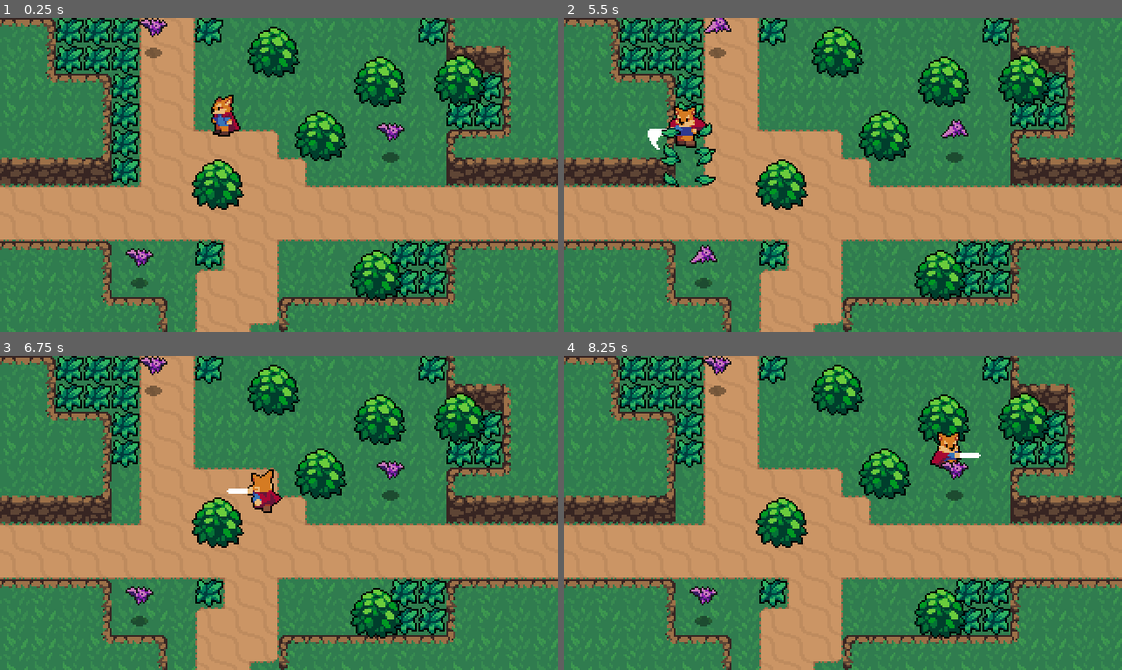
Above: before the commit, frames 1-4 (two rows, left to right).
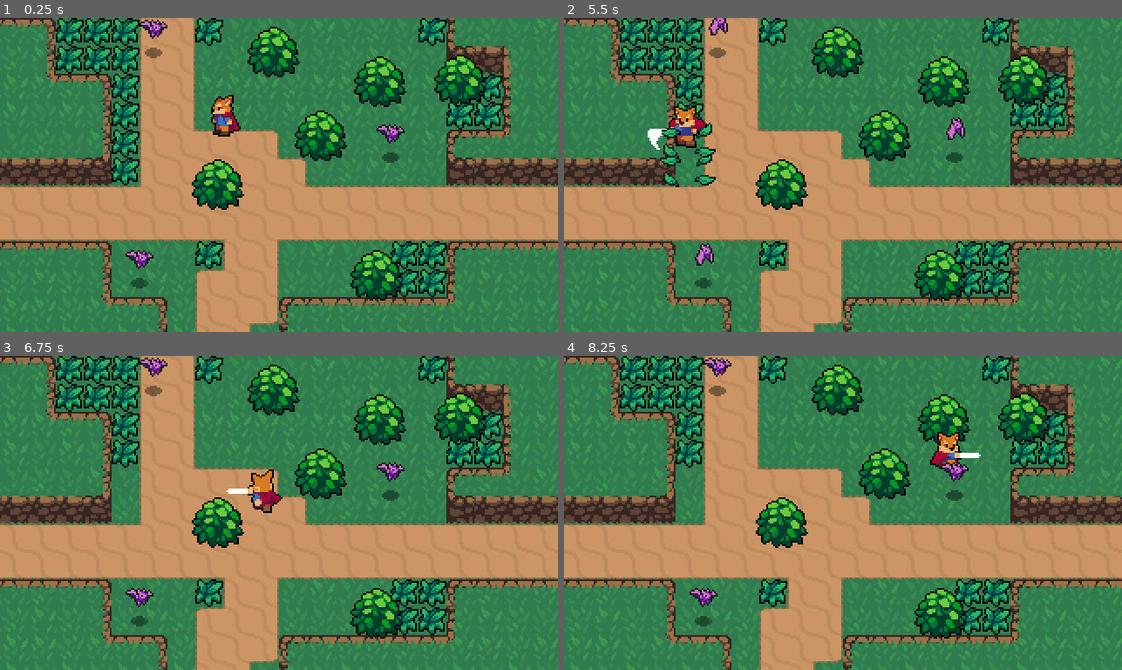
Above: after the commit, the same moments.

Repository: blbynum/action-rpg-tutorial
Game: Godot game, scene res://World.tscn
The game is run twice, just before and just after one commit, with the same random seed, the same clock (stepped at 60 frames per second) and the same inputs.
Inputs:
- Up to frame 1 (0.25 s): no input
- Up to frame 2 (5.5 s): hold Right (ui_right) 0.53-1.28 s; tap J (attack) every 1.5 s from 0.6 to 5.1 s; hold Down (ui_down) 1.28-2.03 s; tap Z (roll) at 1.35, 2.85, 4.35 s; hold Right (ui_right) 2.03-2.78 s; hold Up (ui_up) 2.78-3.53 s; hold Left (ui_left) 3.53-5.03 s; hold Down (ui_down) from 5.03 s (still down)
- Up to frame 3 (6.75 s): release Down (ui_down) at 5.78 s; hold Right (ui_right) 5.78-6.53 s; tap Z (roll) at 5.85 s; hold Up (ui_up) from 6.53 s (still down); tap J (attack) at 6.6 s
- Up to frame 4 (8.25 s): release Up (ui_up) at 7.28 s; hold Right (ui_right) 7.28-8.03 s; tap Z (roll) at 7.35 s; hold Down (ui_down) from 8.03 s (still down); tap J (attack) at 8.1 s

The runs differ from the first frame. In frame 1, 0.5% of the frame differs, in the area x 22-73%, y 0-80%; in frame 2, 0.5%, in the area x 18-73%, y 0-79%; in frame 3, 0.5%; in frame 4, 0.5%.

Commit message:
P14 - add player damage and enemy health; add stats

Diff:
--- a/Enemies/Bat.gd
+++ b/Enemies/Bat.gd
@@ -1,10 +1,20 @@
 extends KinematicBody2D
 
 var knockback = Vector2.ZERO
+
+onready var stats = $Stats
+
+func _ready():
+	print("Bat max health: ", stats.max_health)
+	print("Bat health: ", stats.health)
 
 func _physics_process(delta):
 	knockback = knockback.move_toward(Vector2.ZERO, 200 * delta)
 	knockback = move_and_slide(knockback)
 
 func _on_Hurtbox_area_entered(area):
+	stats.health -= area.damage
 	knockback = area.knockback_vector * 120
+
+func _on_Stats_no_health():
+	queue_free()
--- a/Enemies/Bat.tscn
+++ b/Enemies/Bat.tscn
@@ -1,9 +1,10 @@
-[gd_scene load_steps=13 format=2]
+[gd_scene load_steps=14 format=2]
 
 [ext_resource path="res://Enemies/Bat.png" type="Texture" id=1]
 [ext_resource path="res://Shadows/SmallShadow.png" type="Texture" id=2]
 [ext_resource path="res://Enemies/Bat.gd" type="Script" id=3]
 [ext_resource path="res://Overlap/Hurtbox.tscn" type="PackedScene" id=4]
+[ext_resource path="res://Stats.tscn" type="PackedScene" id=5]
 
 [sub_resource type="AtlasTexture" id=1]
 atlas = ExtResource( 1 )
@@ -47,7 +48,7 @@
 [node name="Sprite" type="AnimatedSprite" parent="."]
 frames = SubResource( 6 )
 animation = "Fly"
-frame = 1
+frame = 2
 playing = true
 offset = Vector2( 0, -12 )
 
@@ -64,6 +65,10 @@
 position = Vector2( 0, -14 )
 shape = SubResource( 8 )
 
+[node name="Stats" parent="." instance=ExtResource( 5 )]
+max_health = 2
+
 [connection signal="area_entered" from="Hurtbox" to="." method="_on_Hurtbox_area_entered"]
+[connection signal="no_health" from="Stats" to="." method="_on_Stats_no_health"]
 
 [editable path="Hurtbox"]
--- /dev/null
+++ b/Overlap/Hitbox.gd
@@ -0,0 +1,3 @@
+extends Area2D
+
+export var damage = 1
--- a/Overlap/Hitbox.tscn
+++ b/Overlap/Hitbox.tscn
@@ -1,7 +1,10 @@
-[gd_scene format=2]
+[gd_scene load_steps=2 format=2]
+
+[ext_resource path="res://Overlap/Hitbox.gd" type="Script" id=1]
 
 [node name="Hitbox" type="Area2D"]
 collision_layer = 0
 collision_mask = 0
+script = ExtResource( 1 )
 
 [node name="CollisionShape2D" type="CollisionShape2D" parent="."]
--- a/Player/Player.gd
+++ b/Player/Player.gd
@@ -1,9 +1,9 @@
 extends KinematicBody2D
 
-const ACCELERATION = 500
-const MAX_SPEED = 80
-const ROLL_SPEED = MAX_SPEED * 1.5
-const FRICTION = 500
+export var ACCELERATION = 500
+export var MAX_SPEED = 80
+export var ROLL_SPEED = 120
+export var FRICTION = 500
 
 enum {
 	MOVE,
--- a/Player/SwordHitbox.gd
+++ b/Player/SwordHitbox.gd
@@ -1,3 +1,3 @@
-extends Area2D
+extends "res://Overlap/Hitbox.gd"
 
 var knockback_vector = Vector2.ZERO
--- /dev/null
+++ b/Stats.gd
@@ -0,0 +1,11 @@
+extends Node
+
+export(int) var max_health = 1
+onready var health = max_health setget set_health
+
+signal no_health
+
+func set_health(value):
+	health = value
+	if health <= 0:
+		emit_signal("no_health")
--- /dev/null
+++ b/Stats.tscn
@@ -0,0 +1,6 @@
+[gd_scene load_steps=2 format=2]
+
+[ext_resource path="res://Stats.gd" type="Script" id=1]
+
+[node name="Stats" type="Node"]
+script = ExtResource( 1 )
--- a/project.godot
+++ b/project.godot
@@ -18,6 +18,7 @@
 
 window/size/width=320
 window/size/height=180
+window/size/always_on_top=true
 window/size/test_width=1280
 window/size/test_height=720
 window/stretch/mode="2d"
